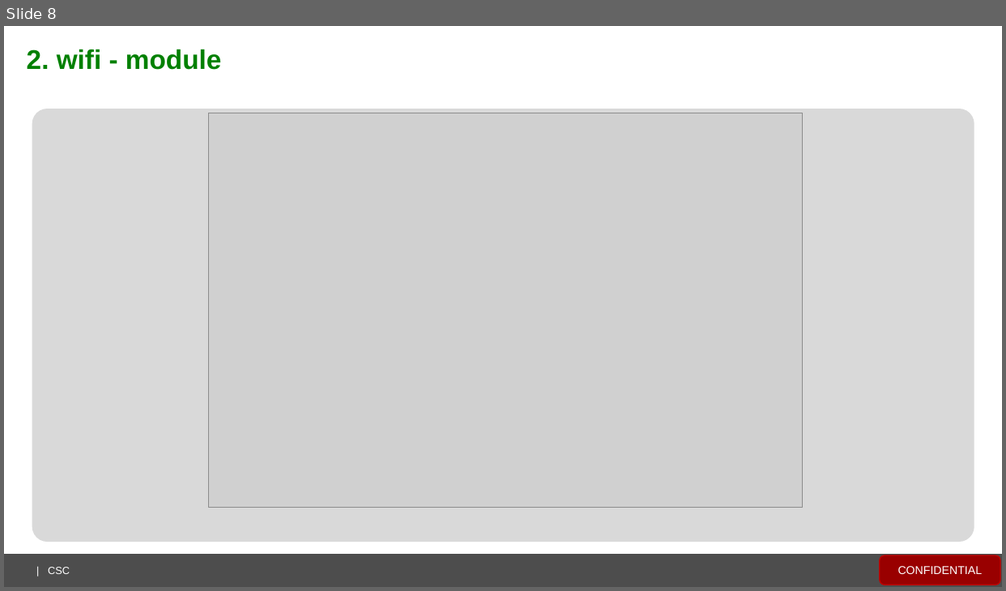
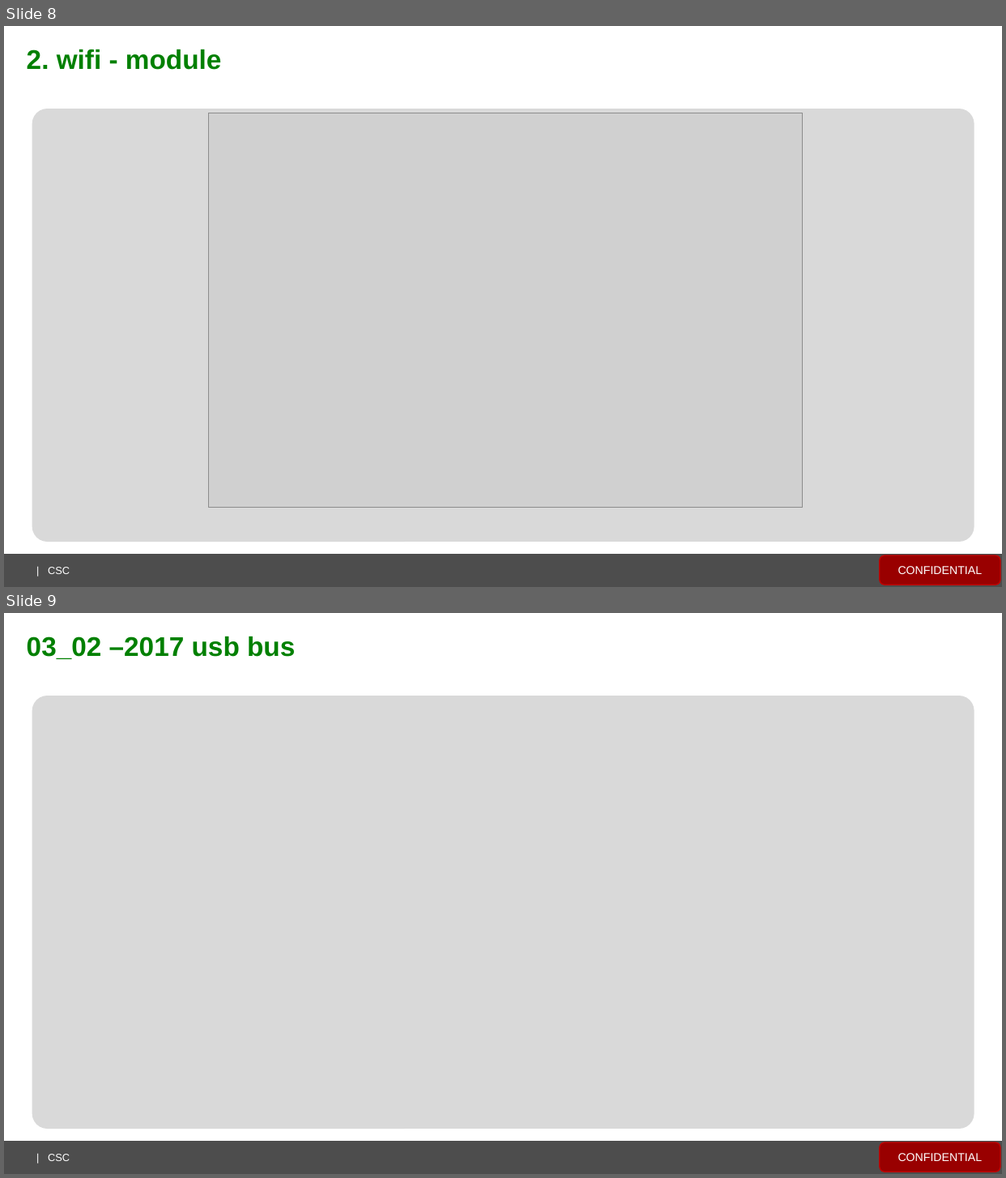
Before and after one commit to spartacus429496/everyday_note, a slide deck: everyday_note.pptx. Shown one above the other, each under a label of ours: slide 8 before the commit, slides 8 and 9 after it. The pictures are 1006x591 and 1006x1178 pixels, drawn with LibreOffice and Linux fonts; fonts in the diff are those of the drawing; grey boxes stand for pictures; background and template pictures are left out. Boxes give left, top, right and bottom in pixels: in the first picture for what was removed or moved away, otherwise in the second. Text is boxed around its words. In the diff, an @@ line names an element or a change of style, - is before the commit and + after.

```diff
--- a/everyday_note.pptx
+++ b/everyday_note.pptx
@@ slide 9 added at (4, 613, 1002, 1174), background picture (left out); not listed: 4 template elements that a slide beside it also shows @@
@@ text added at (27, 636, 295, 659), 26 pt, text #008000, bold @@
+03_02 –2017 usb bus
```
Also in this commit, not shown: 10 slides changed, 3 other slides added, 3 slides removed.
